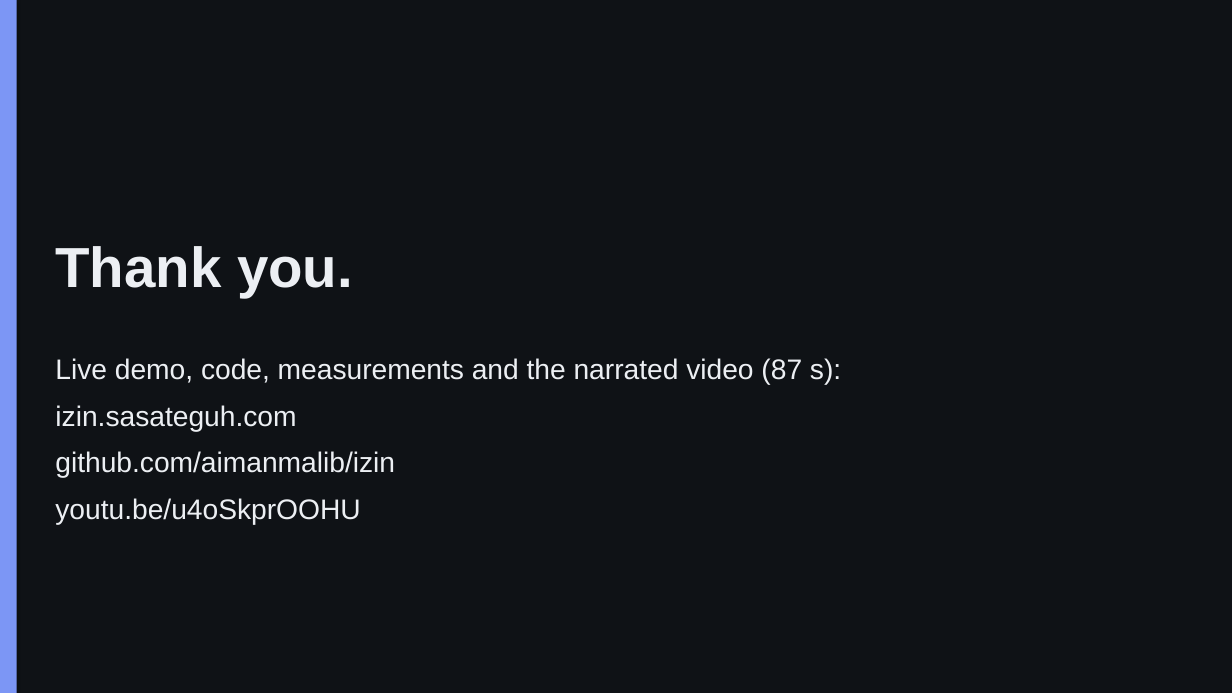
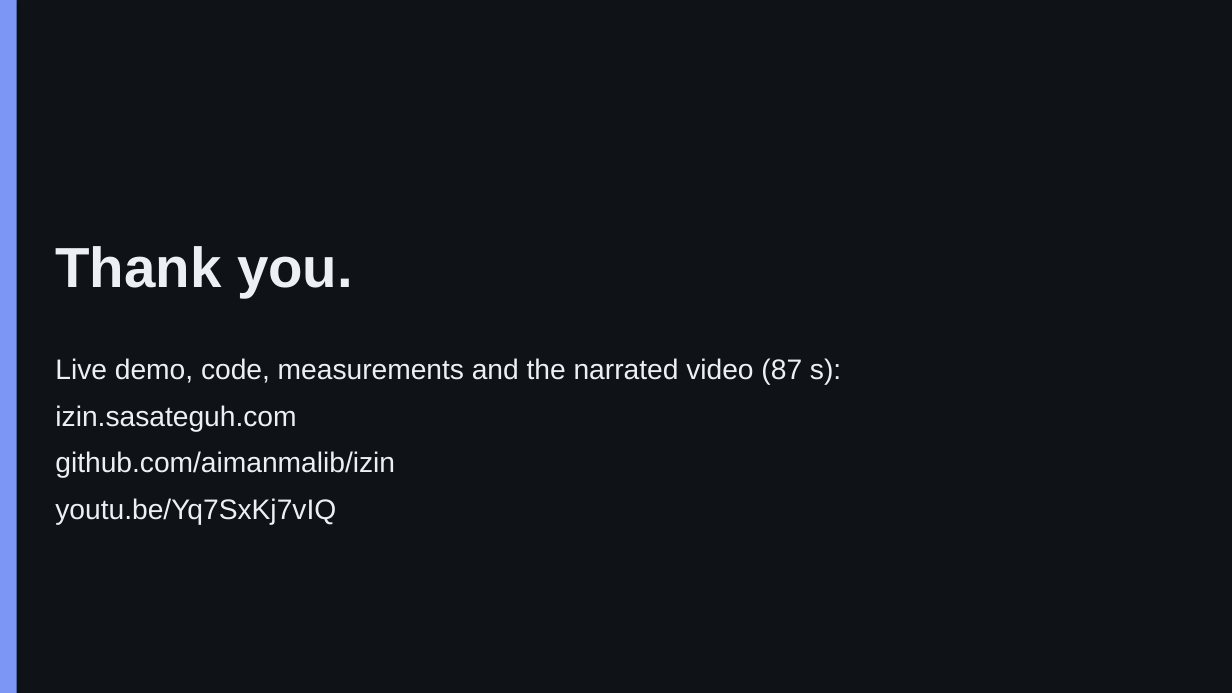
Before and after one commit to aimanmalib/izin, a slide deck: slide 11 of deck/izin.pptx. Drawn at 1232x693 pixels with LibreOffice and Linux fonts; fonts in the diff are those of the drawing. Boxes give left, top, right and bottom in pixels: in the first picture for what was removed or moved away, otherwise in the second. Text is boxed around its words. In the diff, an @@ line names an element or a change of style, - is before the commit and + after.

```diff
--- a/deck/izin.pptx
+++ b/deck/izin.pptx
@@ text at (55,498,336,525): text changed @@
-youtu.be/u4oSkprOOHU
+youtu.be/Yq7SxKj7vIQ
```
Also in this commit, not shown: 6 other files.
